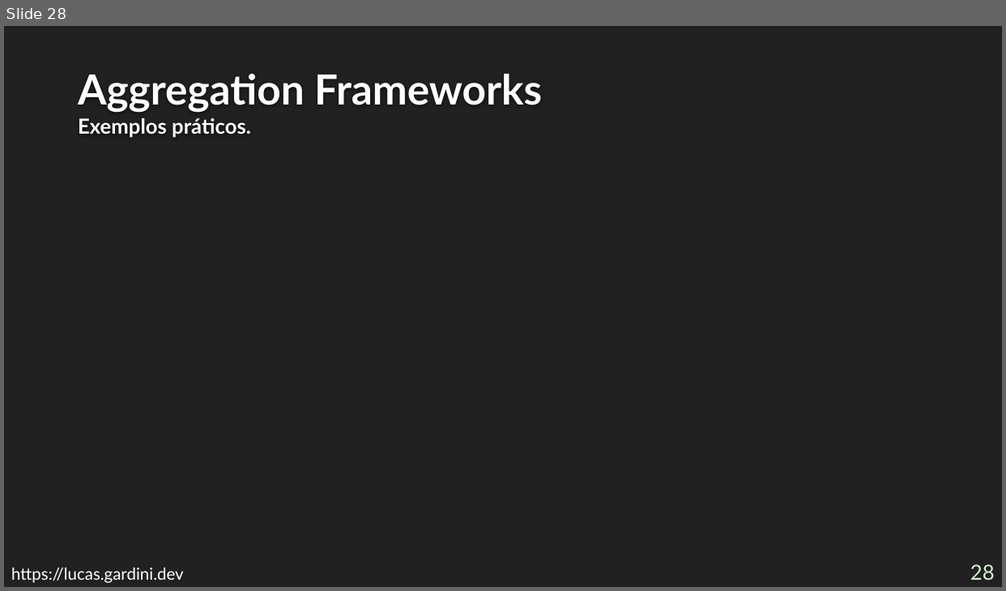
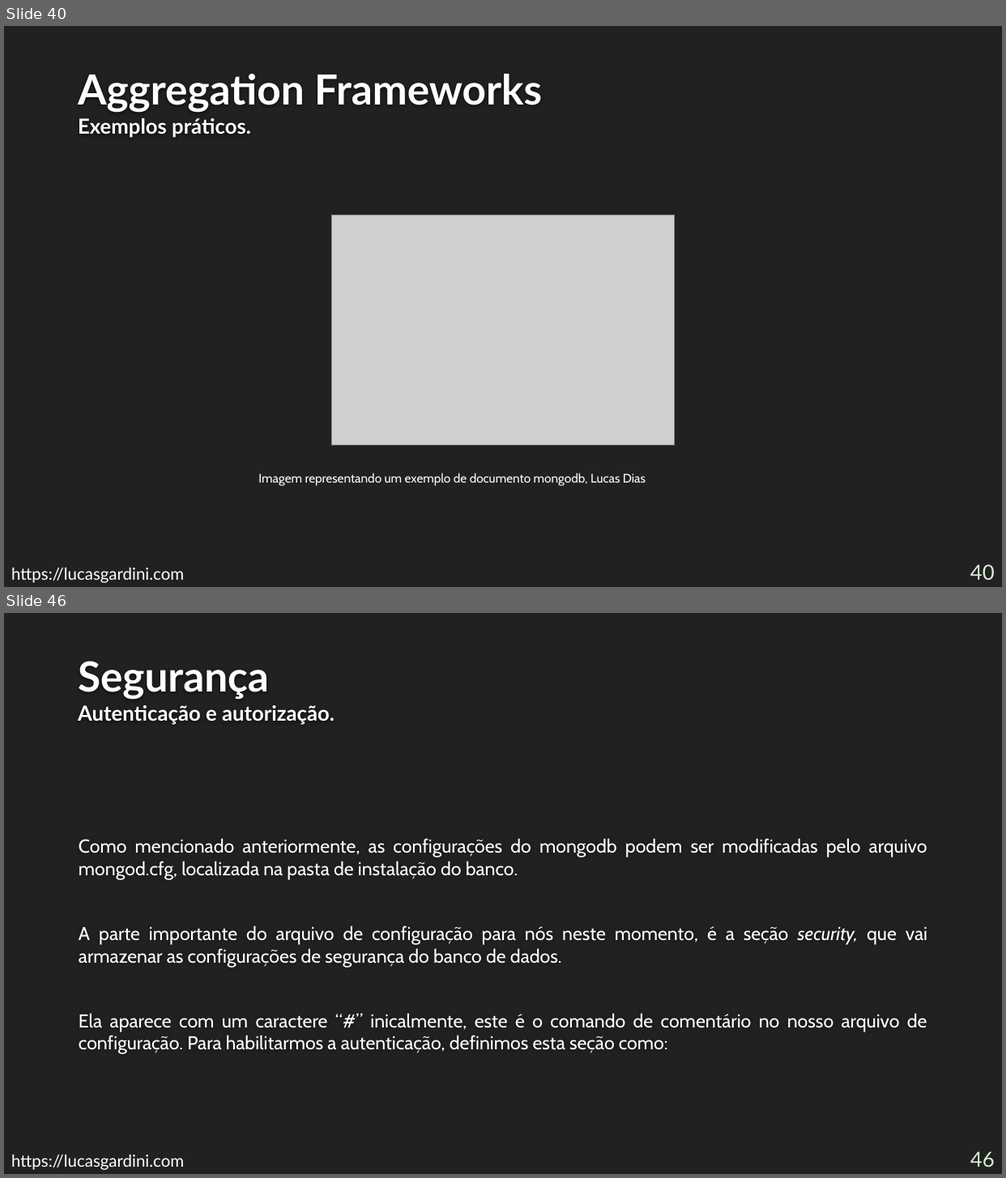
Before and after one commit to Lucas-Gardini/IFSP-ADS-BD2, a slide deck: mongodb/minicurso-mongodb.pptx. Shown one above the other, each under a label of ours: slide 28 before the commit, slides 40 and 46 after it; the slides between them are not shown. The pictures are 1006x591 and 1006x1178 pixels, drawn with LibreOffice and Linux fonts; fonts in the diff are those of the drawing; grey boxes stand for pictures; background and template pictures are left out. Boxes give left, top, right and bottom in pixels: in the first picture for what was removed or moved away, otherwise in the second. Text is boxed around its words. In the diff, an @@ line names an element or a change of style, - is before the commit and + after.

```diff
--- a/mongodb/minicurso-mongodb.pptx
+++ b/mongodb/minicurso-mongodb.pptx
@@ slide 46 added at [4,613,1002,1174], background #212121 @@
@@ title added at [78,661,334,725], 20 pt, text #FEFEFE, bold @@
+Segurança
+Autenticação e autorização.
@@ text added at [79,838,927,1054], 18 pt, text #FFFFFF @@
+Como mencionado anteriormente, as configurações do mongodb podem ser modificadas pelo arquivo mongod.cfg, localizada na pasta de instalação do banco.
+A parte importante do arquivo de configuração para nós neste momento, é a seção security, que vai armazenar as configurações de segurança do banco de dados.
+Ela aparece com um caractere “#” inicalmente, este é o comando de comentário no nosso arquivo de configuração. Para habilitarmos a autenticação, definimos esta seção como:
@@ text added at [11,1155,184,1170], 16 pt, text #FFFFFF @@
+https://lucasgardini.com
@@ page number added at [970,1152,995,1167], 20 pt, text #D6F0D1 @@
+46
@@ what was slide 28 is now slide 40 @@
@@ slide 40 changed as well @@
@@ picture added at [331,216,674,446] @@
@@ text added at [258,473,646,486], 12 pt, text #FFFFFF @@
+Imagem representando um exemplo de documento mongodb, Lucas Dias
@@ text at [11,568,184,583]: text changed @@
-https://lucas.gardini.dev
+https://lucasgardini.com
@@ page number at [970,565,995,580]: text changed @@
-28
+40
```
Also in this commit, not shown: 31 other slides changed, 18 other slides added, 5 slides removed.
